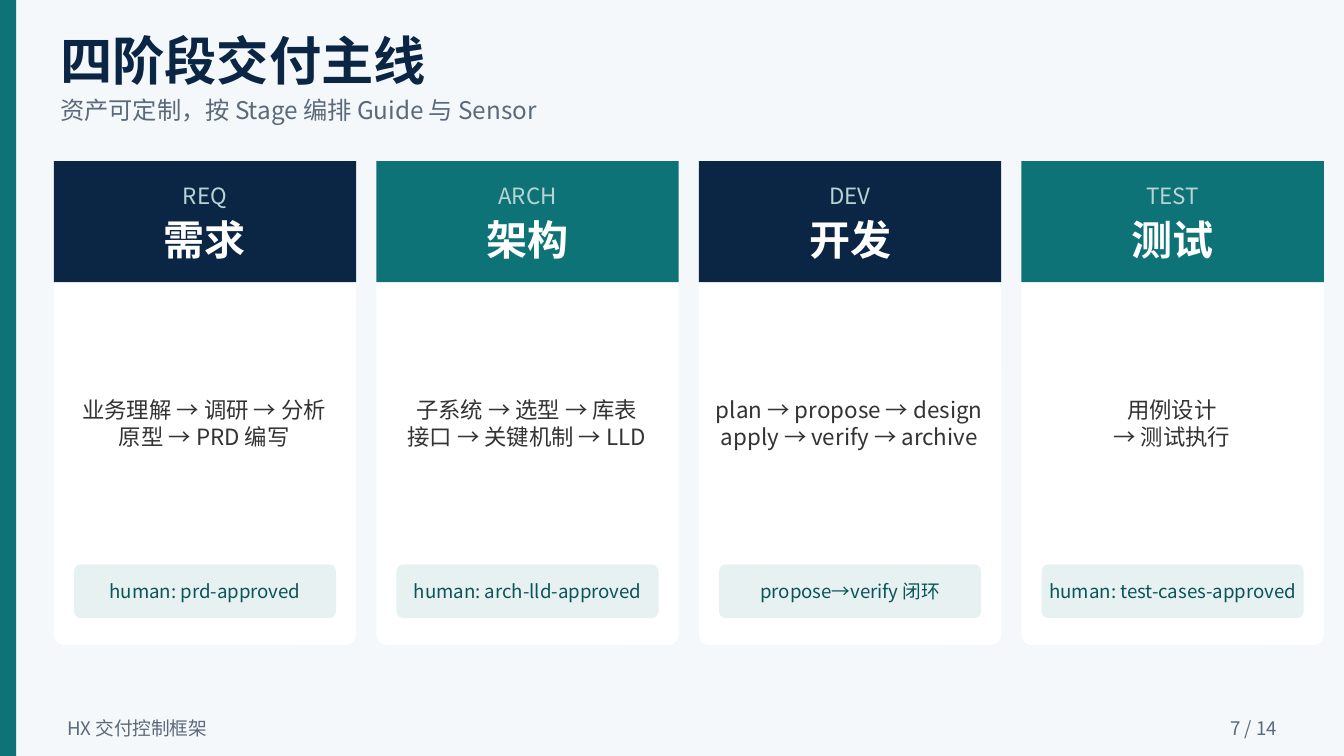
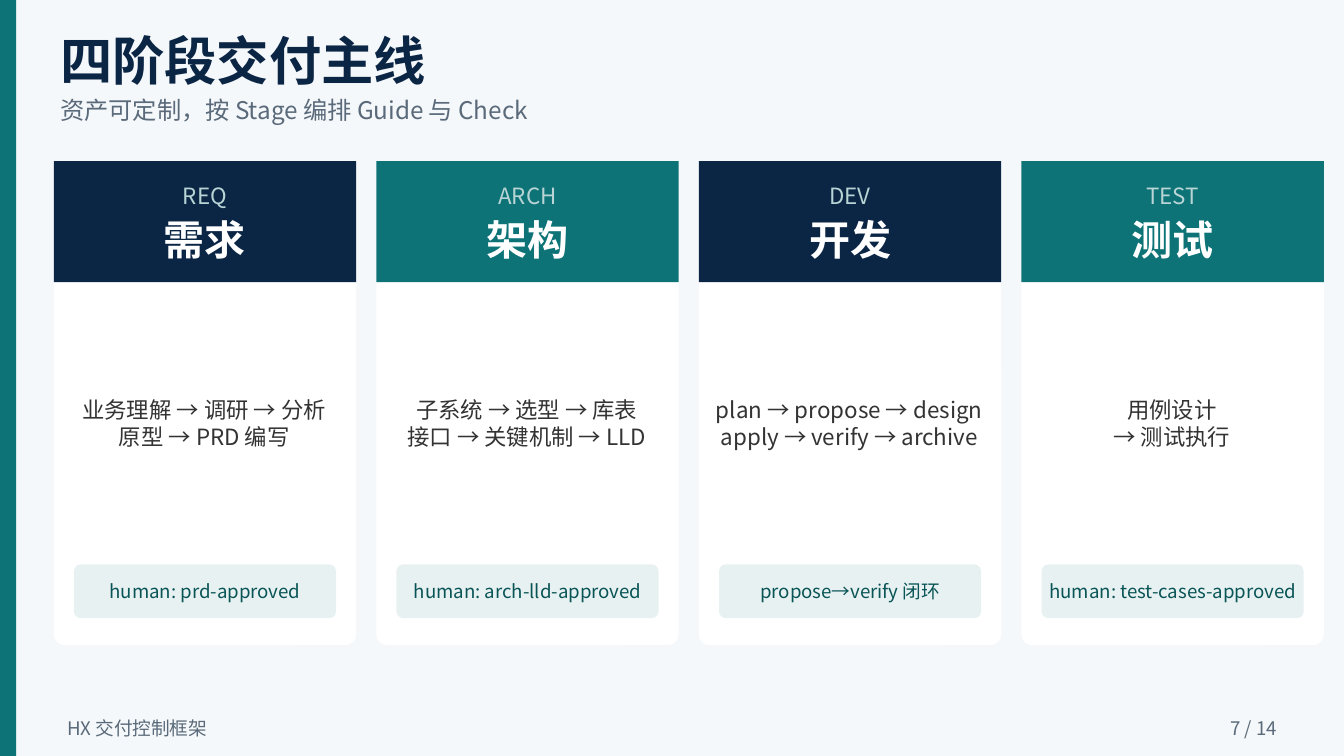
Before and after one commit to llm-insights-share/hx-lite, a slide deck: slide 7 of docs/HX应用介绍.pptx. Drawn at 1344x756 pixels with LibreOffice and Linux fonts; fonts in the diff are those of the drawing. Boxes give left, top, right and bottom in pixels: in the first picture for what was removed or moved away, otherwise in the second. Text is boxed around its words. In the diff, an @@ line names an element or a change of style, - is before the commit and + after.

Commit message:
release: hx-lite v1.02 — Template package/docx delivery & Check terminology
Propagate Guide template packages (incl. .docx) through export, sync, and
shell path layout; align gates/docs/PPTX to Check wording and nhx check.

```diff
--- a/docs/HX应用介绍.pptx
+++ b/docs/HX应用介绍.pptx
@@ text at bbox=[60, 98, 527, 125]: text changed @@
-资产可定制，按 Stage 编排 Guide 与 Sensor
+资产可定制，按 Stage 编排 Guide 与 Check
```
Also in this commit, not shown: 11 other slides changed, 35 other files.
